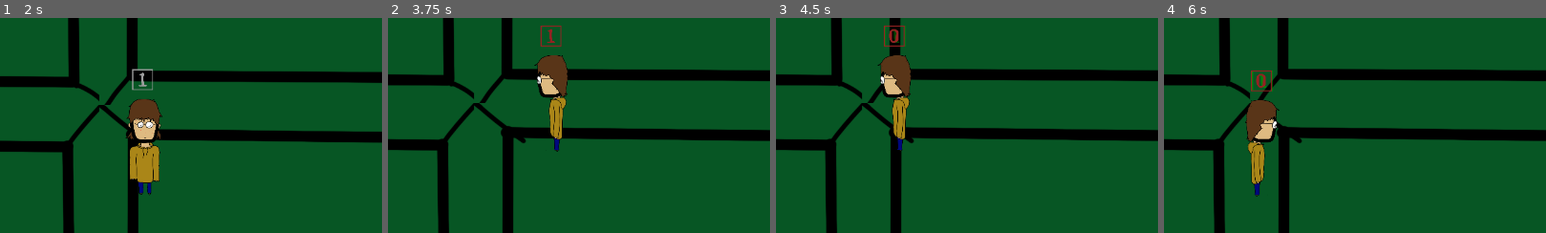
Above: before the commit, frames 1-4 (left to right).
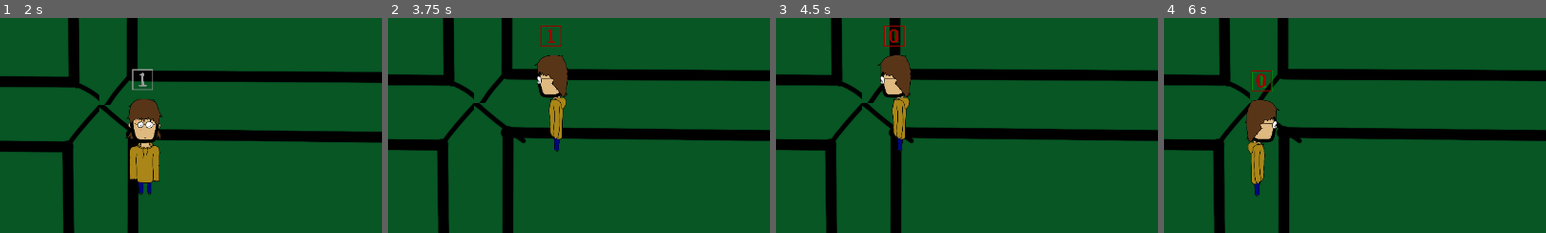
Above: after the commit, the same moments.

Repository: CeylenGames/5thAlakajam
Game: Godot game, scene res://World.tscn
Two runs of this game, one before a commit and one after it. Both use one fixed random seed, a clock stepped at 60 frames per second and the inputs below.
Inputs:
- Up to frame 1 (2 s): tap Enter at 0.5 s; hold Right (ui_right) 0.53-1.28 s; tap Keypad 0 (combo_0) at 0.6, 1.55 s; tap Space (ui_select) at 0.77, 1.52 s; tap Keypad 1 (combo_1) at 0.8, 1.35 s; hold Down (ui_down) from 1.28 s (still down)
- Up to frame 2 (3.75 s): release Down (ui_down) at 2.03 s; hold Right (ui_right) 2.03-2.78 s; tap Keypad 0 (combo_0) at 2.1, 3.05, 3.6 s; tap Keypad 1 (combo_1) at 2.3, 2.85 s; hold Up (ui_up) 2.78-3.53 s; tap Space (ui_select) at 3.02 s; hold Left (ui_left) from 3.53 s (still down)
- Up to frame 3 (4.5 s): keep holding Left (ui_left); tap Space (ui_select) at 3.77 s; tap Keypad 1 (combo_1) at 3.8, 4.35 s
- Up to frame 4 (6 s): tap Space (ui_select) at 4.52 s; tap Keypad 0 (combo_0) at 4.55, 5.1 s; release Left (ui_left) at 5.03 s; hold Down (ui_down) 5.03-5.78 s; tap Keypad 1 (combo_1) at 5.3, 5.85 s; hold Right (ui_right) from 5.78 s (still down)
The pictures show only the part of the screen within x 37-87%, y 30-80%; the shares and areas given below are measured in that part.

Frame 1 is identical in both runs. In frame 2, 0.1% of the frame differs, in the area x 40-46%, y 3-14%; in frame 3, 0.1%, in the area x 28-34%, y 3-14%; in frame 4, 0.1%.

Commit message:
plein d'anim pour les combos

Diff:
--- a/Prefabs/Combo.tscn
+++ b/Prefabs/Combo.tscn
@@ -21,6 +21,25 @@
 "transitions": PoolRealArray( 1, 1 ),
 "update": 0,
 "values": [ Color( 0.03125, 1, 0, 1 ), Color( 0.03125, 1, 0, 0 ) ]
+}
+
+[sub_resource type="Animation" id=5]
+
+resource_name = "End"
+length = 0.4
+loop = false
+step = 0.1
+tracks/0/type = "value"
+tracks/0/path = NodePath(".:modulate")
+tracks/0/interp = 1
+tracks/0/loop_wrap = true
+tracks/0/imported = false
+tracks/0/enabled = true
+tracks/0/keys = {
+"times": PoolRealArray( 0, 0.4 ),
+"transitions": PoolRealArray( 1, 1 ),
+"update": 0,
+"values": [ Color( 1, 1, 1, 1 ), Color( 1, 1, 1, 0 ) ]
 }
 
 [sub_resource type="Animation" id=4]
@@ -58,7 +77,7 @@
 "times": PoolRealArray( 0, 0.24 ),
 "transitions": PoolRealArray( 1, 1 ),
 "update": 0,
-"values": [ Color( 0.949219, 0.222473, 0.222473, 1 ), Color( 0.94902, 0.219608, 0.219608, 1 ) ]
+"values": [ Color( 1, 0, 0, 1 ), Color( 1, 0, 0, 1 ) ]
 }
 tracks/1/type = "value"
 tracks/1/path = NodePath(".:rect_position")
@@ -83,7 +102,7 @@
 [node name="Exit_Timer" type="Timer" parent="." index="0"]
 
 process_mode = 1
-wait_time = 1.0
+wait_time = 2.0
 one_shot = true
 autostart = false
 
@@ -114,7 +133,10 @@
 playback_default_blend_time = 0.0
 playback_speed = 1.0
 anims/Accept = SubResource( 1 )
+anims/End = SubResource( 5 )
 anims/Idle = SubResource( 4 )
 anims/Reject = SubResource( 3 )
 blend_times = [  ]
 _sections_unfolded = [ "Playback Options" ]
+
+[connection signal="timeout" from="Exit_Timer" to="." method="combo_exit"]
--- a/Scripts/Combo.gd
+++ b/Scripts/Combo.gd
@@ -5,8 +5,8 @@
 
 var combo = PoolIntArray()
 var index = 0
-var is_combo_finished = false
 var is_ready = false
+var afk = false
 
 func begin(size):
 	create_Bytes(size)
@@ -14,7 +14,7 @@
 	is_ready = true
 
 func _process(delta):
-	if not is_combo_finished and is_ready:
+	if is_ready:
 		get_events()
 
 func get_events():
@@ -40,10 +40,14 @@
 			yield($AnimationPlayer, "animation_finished")
 			$AnimationPlayer.play("Idle")
 	else:
-		$Exit_Timer.start()
+		if not afk:
+			afk = true
+			$Exit_Timer.start()
 
 func combo_exit():
-	index = 0
+	$AnimationPlayer.play("End")
+	yield($AnimationPlayer, "animation_finished")
+	queue_free()
 
 func update_ui():
 	if combo[index] == 0:
@@ -54,8 +58,7 @@
 func change_index():
 	index += 1
 	if index == combo.size():
-		$TextureRect.visible = false
-		is_combo_finished = true
+		queue_free()
 	else:
 		$AnimationPlayer.play("Idle")
 		update_ui()
Not shown: 1 places in Prefabs/Combo.tscn that only renumber resources
